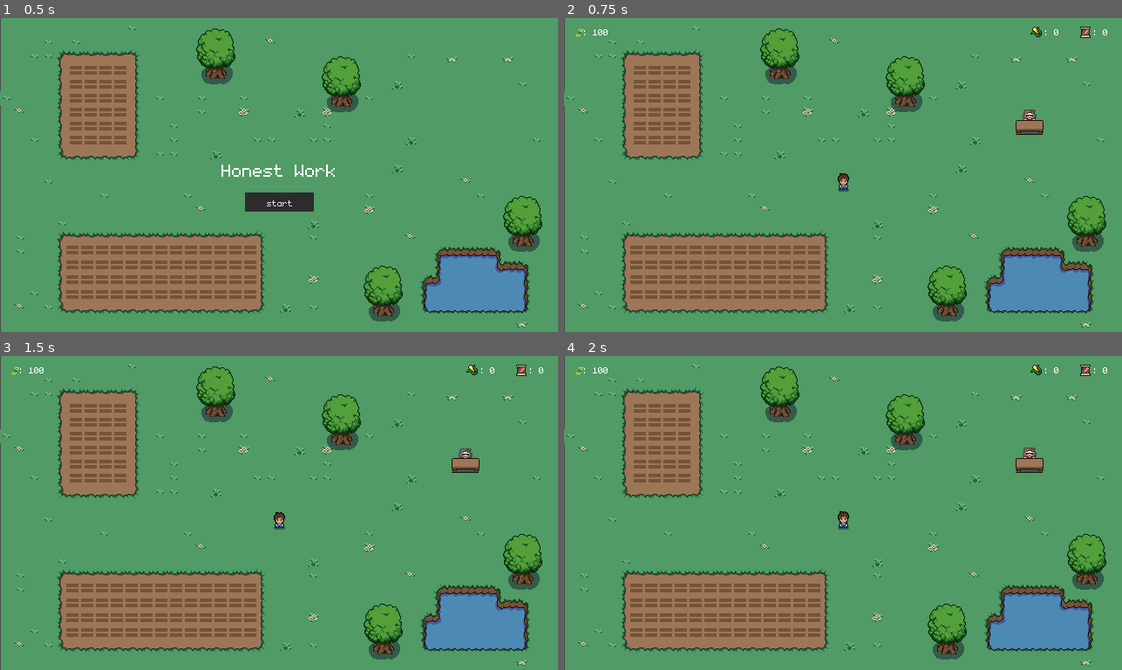
Above: before the commit, frames 1-4 (two rows, left to right).
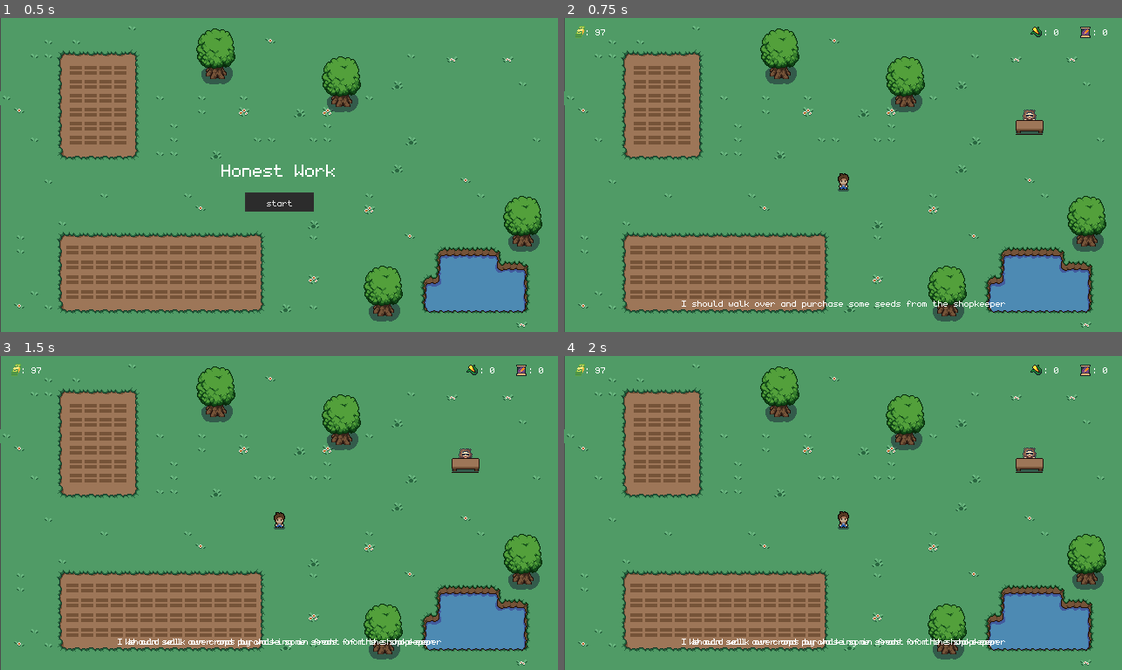
Above: after the commit, the same moments.

Repository: cammcinnes/wintermelonjam-2023
Game: Godot game, scene res://scenes/main.tscn
Two runs of this game, one before a commit and one after it. Both use one fixed random seed, a clock stepped at 60 frames per second and the inputs below.
Inputs (mouse positions are in pixels of both pictures, inside the frame that each line leads up to):
- Up to frame 1 (0.5 s): no input
- Up to frame 2 (0.75 s): click (843, 203) at 0.5 s
- Up to frame 3 (1.5 s): drag from (251, 588) to (78, 462) at 1.27 s
- Up to frame 4 (2 s): no input

Frame 1 is identical in both runs. In frame 2, 0.4% of the frame differs, in the area x 1-80%, y 2-93%; in frame 3, 0.6%; in frame 4, 0.6%.

Commit message:
Create in-game tips

Diff:
--- a/scenes/gui.tscn
+++ b/scenes/gui.tscn
@@ -289,6 +289,91 @@
 grow_horizontal = 2
 grow_vertical = 0
 
+[node name="tips" type="Control" parent="."]
+layout_mode = 3
+anchors_preset = 7
+anchor_left = 0.5
+anchor_top = 1.0
+anchor_right = 0.5
+anchor_bottom = 1.0
+offset_left = -18.0
+offset_top = -40.0
+offset_right = 20.0
+grow_horizontal = 2
+grow_vertical = 0
+size_flags_horizontal = 4
+
+[node name="buy_seeds" type="Label" parent="tips"]
+layout_mode = 1
+anchors_preset = 15
+anchor_right = 1.0
+anchor_bottom = 1.0
+grow_horizontal = 2
+grow_vertical = 2
+tooltip_text = "hey"
+theme_override_fonts/font = ExtResource("2_3mn8g")
+text = "Hmm.. maybe I should purchase some seeds from the shopkeeper"
+horizontal_alignment = 1
+
+[node name="plant_seeds" type="Label" parent="tips"]
+layout_mode = 1
+anchors_preset = 15
+anchor_right = 1.0
+anchor_bottom = 1.0
+grow_horizontal = 2
+grow_vertical = 2
+tooltip_text = "hey"
+theme_override_fonts/font = ExtResource("2_3mn8g")
+horizontal_alignment = 1
+
+[node name="harvest_seeds" type="Label" parent="tips"]
+layout_mode = 1
+anchors_preset = 15
+anchor_right = 1.0
+anchor_bottom = 1.0
+grow_horizontal = 2
+grow_vertical = 2
+tooltip_text = "hey"
+theme_override_fonts/font = ExtResource("2_3mn8g")
+horizontal_alignment = 1
+
+[node name="sell_seeds" type="Label" parent="tips"]
+layout_mode = 1
+anchors_preset = 15
+anchor_right = 1.0
+anchor_bottom = 1.0
+grow_horizontal = 2
+grow_vertical = 2
+tooltip_text = "hey"
+theme_override_fonts/font = ExtResource("2_3mn8g")
+horizontal_alignment = 1
+
+[node name="objective" type="Label" parent="tips"]
+layout_mode = 1
+anchors_preset = 15
+anchor_right = 1.0
+anchor_bottom = 1.0
+grow_horizontal = 2
+grow_vertical = 2
+tooltip_text = "hey"
+theme_override_fonts/font = ExtResource("2_3mn8g")
+horizontal_alignment = 1
+
+[node name="Timer" type="Timer" parent="tips"]
+wait_time = 30.0
+
+[node name="win" type="Label" parent="tips"]
+layout_mode = 1
+anchors_preset = 15
+anchor_right = 1.0
+anchor_bottom = 1.0
+grow_horizontal = 2
+grow_vertical = 2
+tooltip_text = "hey"
+theme_override_fonts/font = ExtResource("2_3mn8g")
+horizontal_alignment = 1
+
 [connection signal="pressed" from="gameover/restart_button/restart2" to="." method="_on_start_button_pressed"]
 [connection signal="timeout" from="gameover/Timer" to="." method="_on_end_timer_timeout"]
 [connection signal="pressed" from="start/start_button" to="." method="_on_start_button_pressed"]
+[connection signal="timeout" from="tips/Timer" to="." method="_on_objective_timer_timeout"]
--- a/scripts/growzone.gd
+++ b/scripts/growzone.gd
@@ -23,6 +23,7 @@
 
 func _on_area_2d_area_entered(area):
 	if not plantgrowing and not Main.onCooldown:
+		Main.first_time_plant = false
 		if plant == 1:
 			grow_corn()
 		if plant == 2:
@@ -59,6 +60,7 @@
 
 func _on_area_2d_input_event(viewport, event, shape_idx):
 	if Input.is_action_just_pressed("click"):
+		Main.first_time_harvest = false
 		if plant_grown:
 			if plant == 1:
 				harvest_corn()
--- a/scripts/gui.gd
+++ b/scripts/gui.gd
@@ -3,10 +3,12 @@
 
 # only here so restart button Timer only appears once
 var singleTimer = true
+var singleObjectiveTimer = true
 # run on load
 func _ready():
 	$crop.visible = false
 	$money.visible = false
+	$tips.visible = false
 
 # run after game was started by pressing button
 func start_in_game_gui():
@@ -25,11 +27,18 @@
 	$crop.visible = true
 	$money.visible = true
 	$gameover.visible = false
+	$tips.visible = true
 
 # Called every frame. 'delta' is the elapsed time since the previous frame.
 func _process(delta):
 	update_gui_labels()
 	updatecash()
+	showBuyTip()
+	showPlantTip()
+	showHarvestTip()
+	showSellTip()
+	showObjectiveTip()
+	showWinTip()
 	if Main.gameover and singleTimer:
 		game_over_screen()
 		# start timer for restart button if hasn't already been started
@@ -66,11 +75,64 @@
 	Main.plantselected = 1
 	Main.numofwheat = 0
 	Main.numofcorn = 0
-	Main.cash = 100
+	Main.cash = 97
 
 # Makes the game over screen visible
 func game_over_screen():
 	$gameover.visible = true
+	$tips.visible = false
 	$gameover/end_screen.visible = true
 	$gameover/restart_button.visible = false
 	$gameover/end_screen.text = "You may finally rest..."
+
+# show objective until timer runs out on first playthrough
+func showObjectiveTip():
+	if not Main.first_time_sell and Main.first_time_objective:
+		$tips/objective.visible = true
+		if Main.cash < 100:
+			$tips/objective.text = "We only need $" + str(100 - Main.cash) + " until we can retire"
+		else:
+			$tips/objective.text = "Stop cheating!"
+		if singleObjectiveTimer:
+			$tips/Timer.start()
+			singleObjectiveTimer = false
+	else:
+		$tips/objective.visible = false
+
+func _on_objective_timer_timeout():
+	Main.first_time_objective = false
+
+func showSellTip():
+	if not Main.first_time_harvest and Main.first_time_sell:
+		$tips/sell_seeds.visible = true
+		$tips/sell_seeds.text = "We can sell our crops by walking in front of the shopkeeper"
+	else:
+		$tips/sell_seeds.visible = false
+
+func showHarvestTip():
+	if not Main.first_time_plant and Main.first_time_harvest:
+		$tips/harvest_seeds.visible = true
+		$tips/harvest_seeds.text = "After our crops are fully grown we can left click them to harvest"
+	else:
+		$tips/harvest_seeds.visible = false
+
+func showPlantTip():
+	if not Main.first_time_buy and Main.first_time_plant:
+		$tips/plant_seeds.visible = true
+		$tips/plant_seeds.text = "Left click and drag the seeds to an open fertilized plot of land to plant them"
+	else:
+		$tips/plant_seeds.visible = false
+
+func showBuyTip():
+	if Main.first_time_buy and Main.ingame:
+		$tips/buy_seeds.visible = true
+		$tips/buy_seeds.text = "I should walk over and purchase some seeds from the shopkeeper"
+	else:
+		$tips/buy_seeds.visible = false
+
+func showWinTip():
+	if not Main.first_time_objective and Main.first_time_win and Main.cash >= 100:
+		$tips/win.visible = true
+		$tips/win.text = "We can now buy our retirement from the shopkeeper"
+	else:
+		$tips/win.visible = false
--- a/scripts/main.gd
+++ b/scripts/main.gd
@@ -3,7 +3,15 @@
 var plantselected = 1
 var numofwheat = 0
 var numofcorn = 0
-var cash = 100
+var cash = 97
+
+# variables for tips
+var first_time_buy = true
+var first_time_plant = true
+var first_time_harvest = true
+var first_time_sell = true
+var first_time_objective = true
+var first_time_win = true
 
 # planting cooldown
 var onCooldown = false
--- a/scripts/sellzone.gd
+++ b/scripts/sellzone.gd
@@ -6,6 +6,9 @@
 		var corn = Main.numofcorn
 		var wheat = Main.numofwheat
 		var money = Main.cash
+
+		if Main.numofcorn > 0 or Main.numofwheat > 0:
+			Main.first_time_sell = false
 
 		# sell corn
 		money += corn * 2
--- a/scripts/shopmenu.gd
+++ b/scripts/shopmenu.gd
@@ -84,6 +84,7 @@
 		item = 1
 
 func buy(i):
+	Main.first_time_buy = false
 	Main.cash -= price
 	if i == 1:
 		item1owned = true
@@ -94,6 +95,8 @@
 		item2owned = true
 	if i == 4:
 		item4owned = true
+		Main.first_time_objective = false
+		Main.first_time_win = false
 
 #displays corn seed in item menu
 func switch_to_corn():
